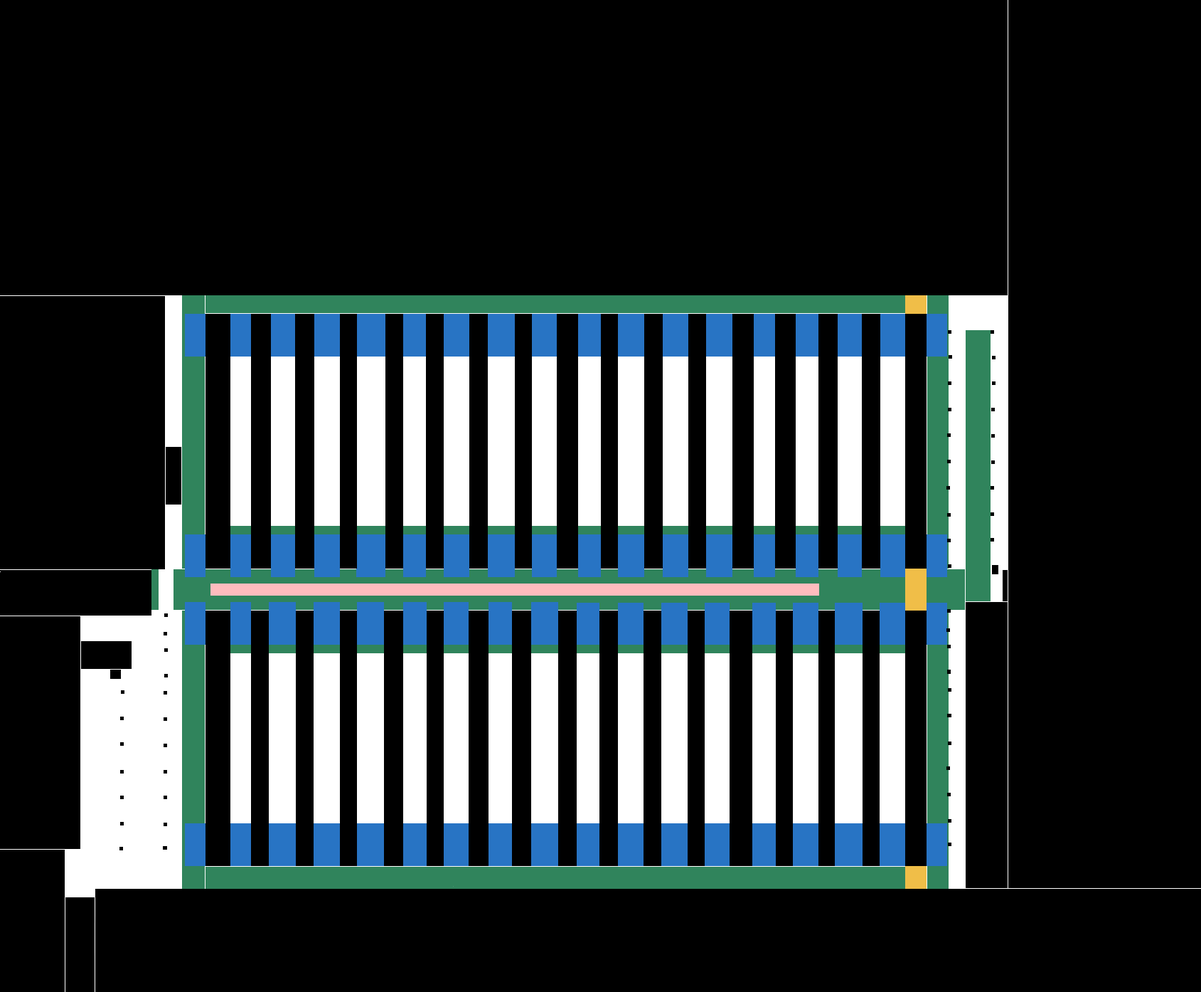
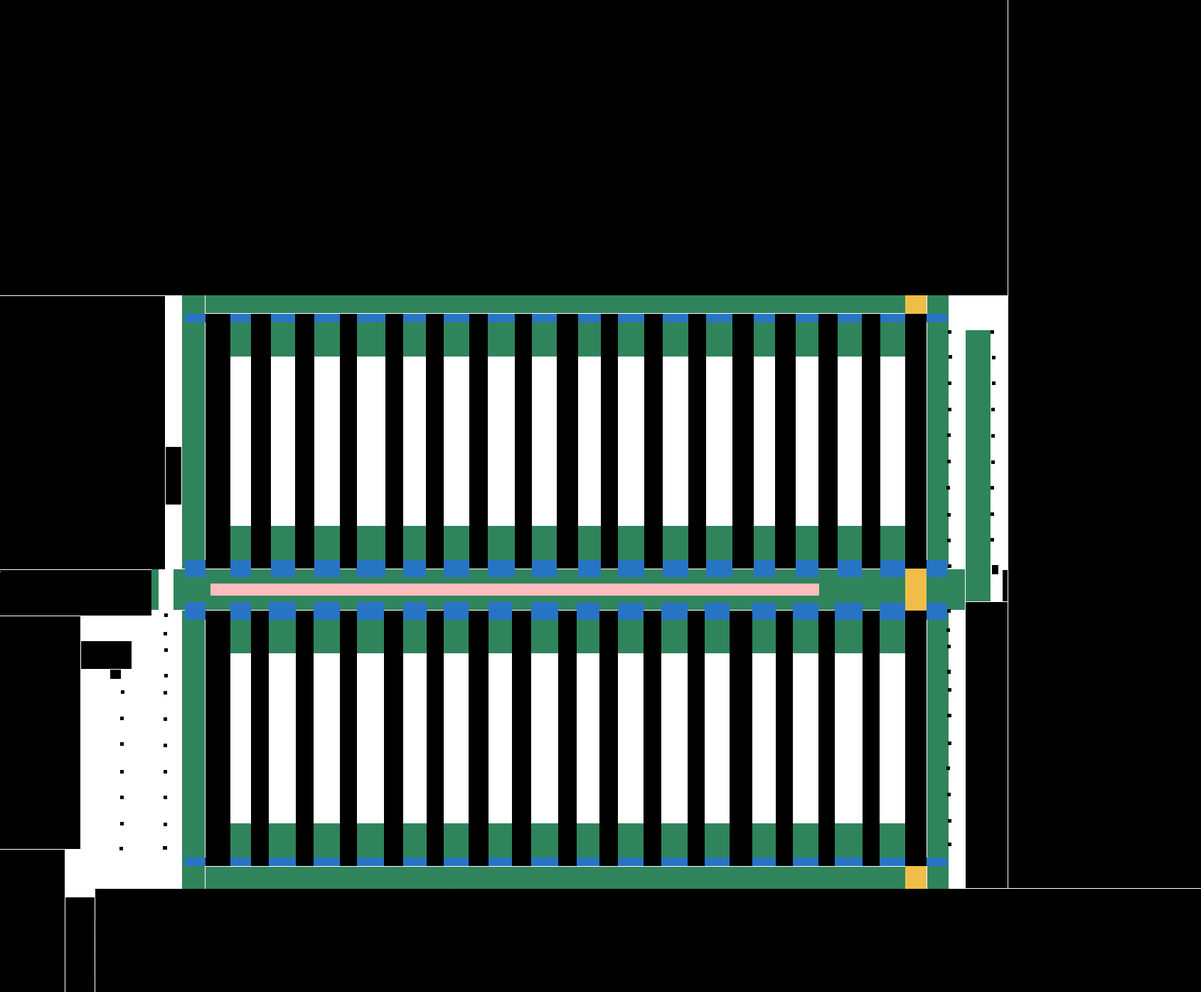
Revision of a layered 1201px x 992px image; what changed, layer by layer:
painted on "Reduced speed" over (184, 322, 948, 858)
hid "hbc-base.pgm" over (184, 322, 948, 858)
